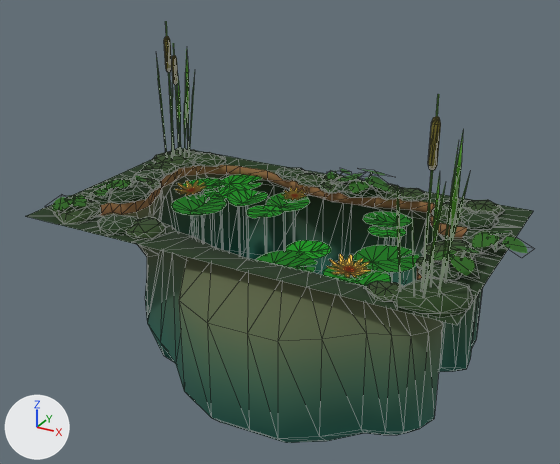
A saved change to the glTF model FileStorage/Pond_NoAnim.glb.
Rendered twice from a camera (50 mm lens) standing at (9.21, -16.85, 8.19) and looking at (0.35, -0.74, 0.13). The axes (+X, +Y, +Z) are drawn at lower left. The lights are the same throughout. Mesh edges are drawn as thin lines.

The first picture shows 'Pond'.
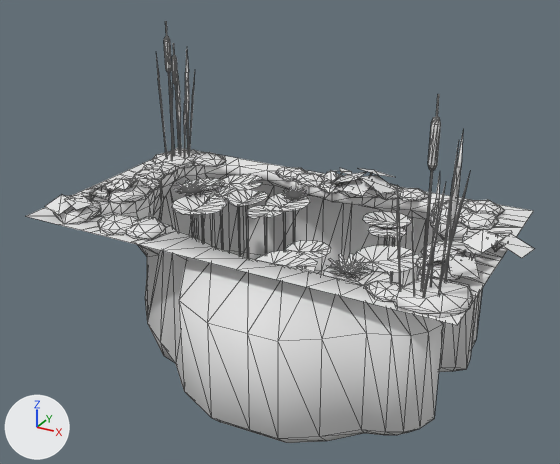
Boxes (x1, y1, x2, y2) around the edits, measured in the pictures (560 x 464 px):
'Pond', recoloured (green to grey): (26, 21, 534, 443) in both

Edits to the bpy script that builds the scene:
```text
Change me_plane_004:
    where me_plane_004.from_pydata(...)  # 2451 vertices, 3335 faces; spans x -5.87..6.45, y -4.66..3.63, z -3.4..4.67
    remove me_plane_004.materials.append(mat_material)
```
